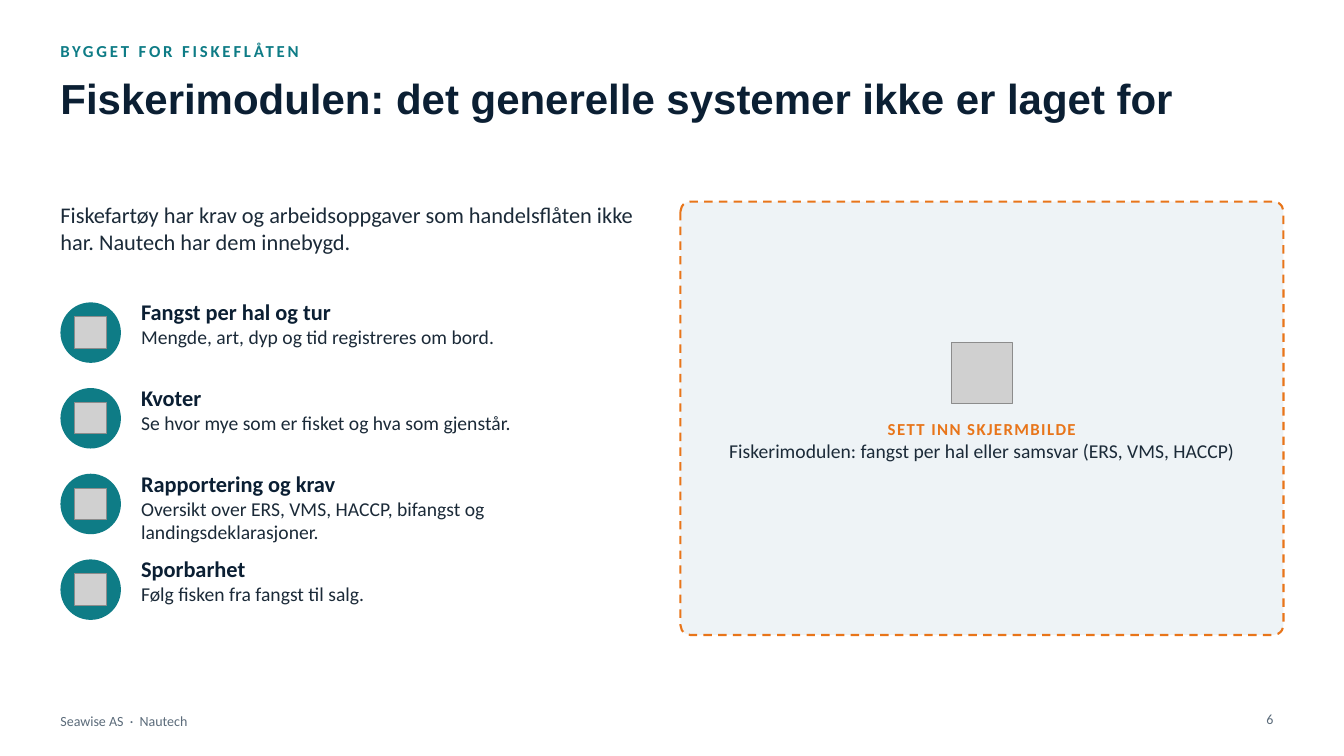
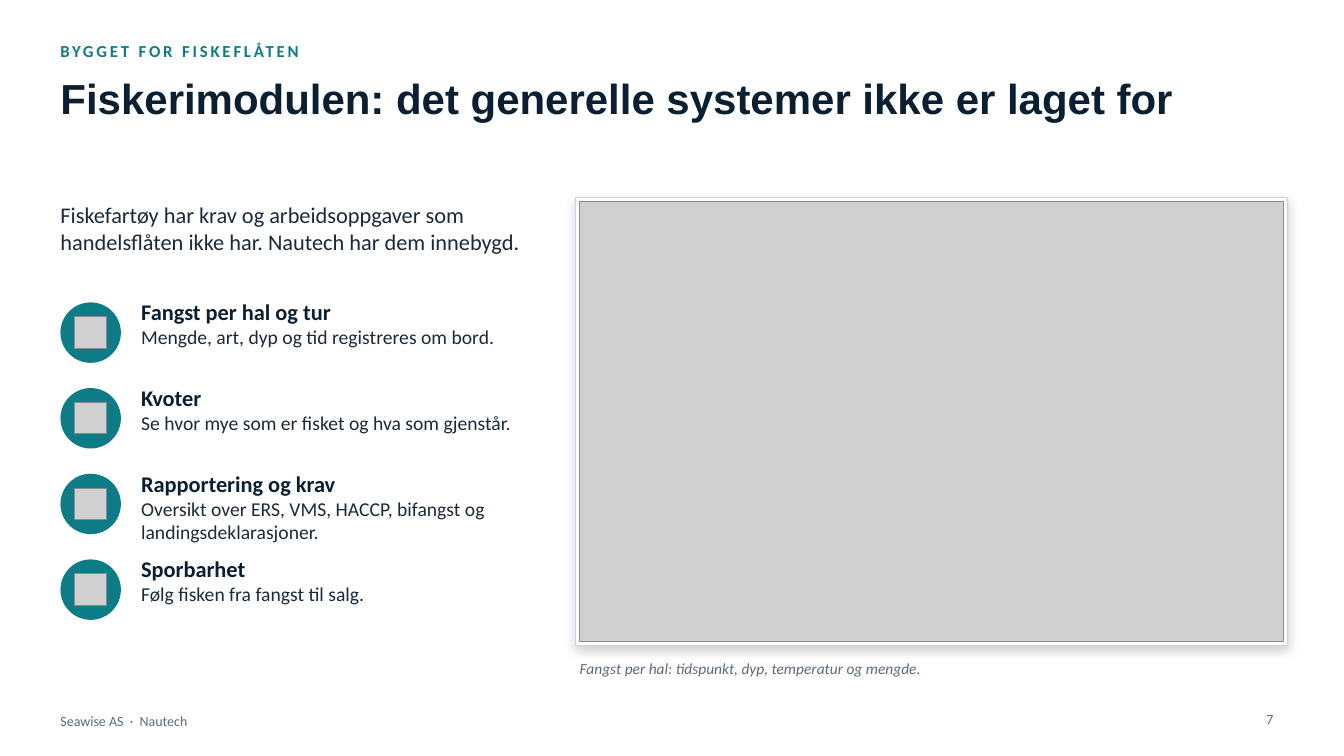
Before and after one commit to akopperstad/Claude, a slide deck: slide 7 of presentasjoner/Nautech - Investorpresentasjon v2.pptx (slide 6 before the commit). Drawn at 1344x756 pixels with LibreOffice and Linux fonts; fonts in the diff are those of the drawing; grey boxes stand for pictures. Boxes give left, top, right and bottom in pixels: in the first picture for what was removed or moved away, otherwise in the second. Text is boxed around its words. In the diff, an @@ line names an element or a change of style, - is before the commit and + after.

```diff
--- a/presentasjoner/Nautech - Investorpresentasjon v2.pptx
+++ b/presentasjoner/Nautech - Investorpresentasjon v2.pptx
@@ text "Fiskefartøy har krav og arbeidsoppgaver ..." rewrapped from [60,207,633,254] to [60,207,519,254] @@
@@ rectangle: place and size @@
-rectangle at [681,202,1284,635]
+rectangle at [576,198,1288,645]
@@ rectangle at [576,198,1288,645]: rounded rectangle to rectangle; fill #EEF3F6 to #FFFFFF; outline #E8751A 1.5 pt dashed to #C9D5DE 1 pt; shadow on @@
@@ picture added at [580,202,1284,641] @@
@@ picture removed at [952,343,1012,403] @@
@@ text "Fangst per hal: tidspunkt, dyp, ..." at [580,663,921,677]: vertical alignment top to middle @@
@@ text at [580,663,921,677]: text changed; size 14 to 11 pt; text colour #1B2A38 to #5B6B7A; italic on @@
-SETT INN SKJERMBILDE
-Fiskerimodulen: fangst per hal eller samsvar (ERS, VMS, HACCP)
+Fangst per hal: tidspunkt, dyp, temperatur og mengde.
@@ page number at [1266,715,1273,724]: text changed @@
-6
+7
```
Also in this commit, not shown: 6 other slides changed, 1 slide added, 1 other file.
